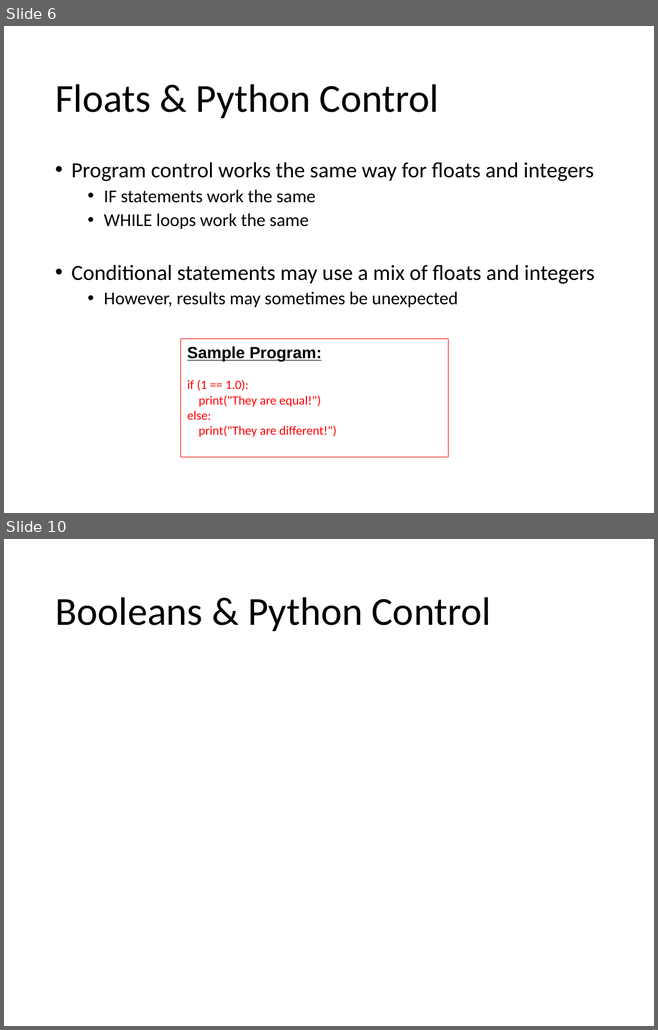
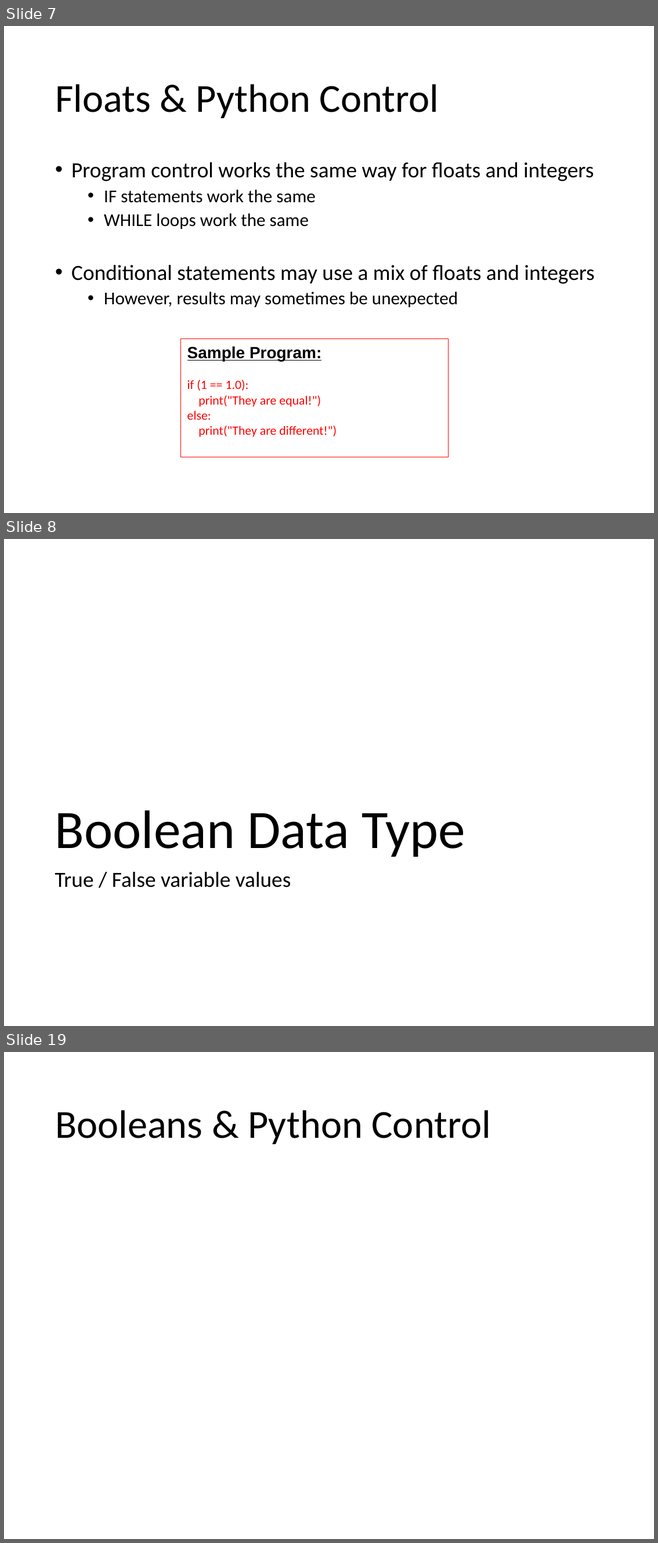
Before and after one commit to Greg5519/ICS2O0, a slide deck: Topic B Programming Introduction/B.4 Lesson - Python More Variables.pptx. Shown one above the other, each under a label of ours: slides 6 and 10 before the commit, slides 7, 8 and 19 after it; the slides between them are not shown. The pictures are 658x1030 and 658x1543 pixels, drawn with LibreOffice and Linux fonts; fonts in the diff are those of the drawing. Boxes give left, top, right and bottom in pixels: in the first picture for what was removed or moved away, otherwise in the second. Text is boxed around its words. In the diff, an @@ line names an element or a change of style, - is before the commit and + after.

```diff
--- a/Topic B Programming Introduction/B.4 Lesson - Python More Variables.pptx
+++ b/Topic B Programming Introduction/B.4 Lesson - Python More Variables.pptx
@@ slide 8 added at (4,539,654,1026), background #FFFFFF @@
@@ title added at (55,810,466,857), 60 pt, text #000000 @@
+Boolean Data Type
@@ text added at (55,872,291,888), 24 pt, text #000000 @@
+True / False variable values
@@ what was slide 6 is now slide 7 @@
@@ what was slide 10 is now slide 19 @@
```
Also in this commit, not shown: 2 slides changed, 8 other slides added, 1 slide removed, 1 other file.
